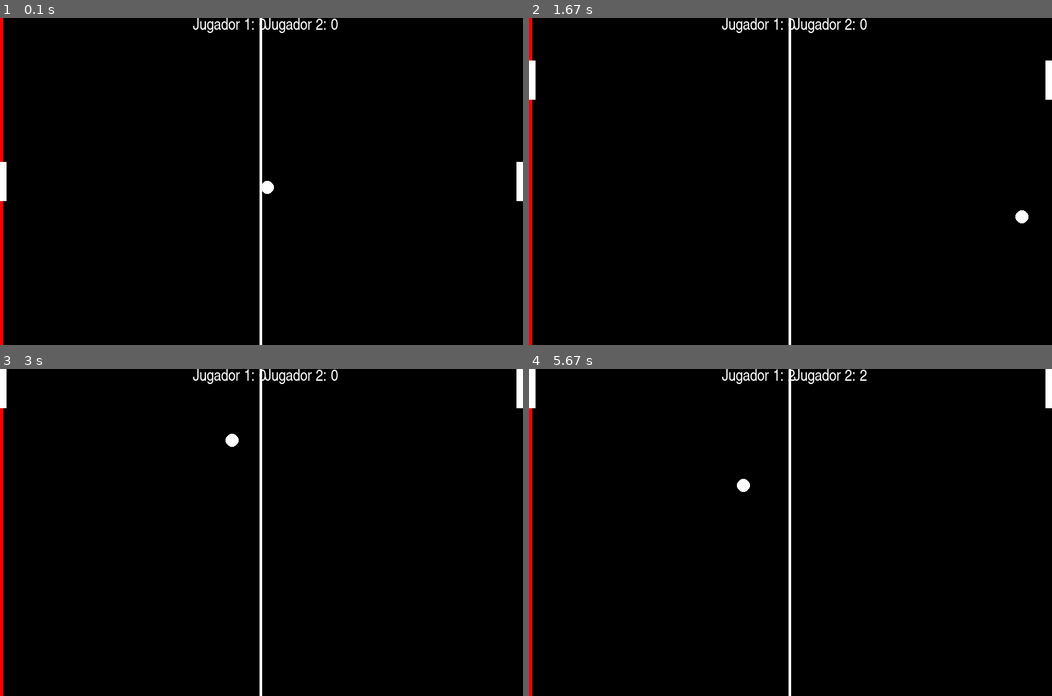
Above: before the commit, frames 1-4 (two rows, left to right).
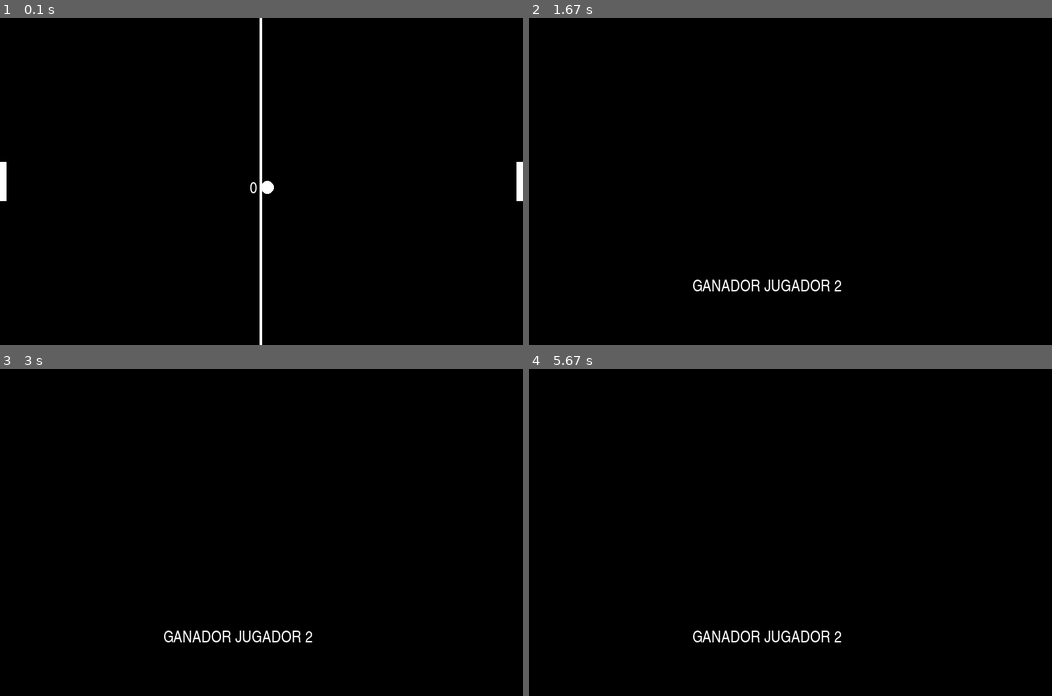
Above: after the commit, the same moments.

Repository: Ignacio630/ejercicios-progra
Game: pygame game, started from pygame/juego_pong.py
Two runs of this game, one before a commit and one after it. Both use one fixed random seed, a clock stepped at 60 frames per second and the inputs below.
Inputs:
- Up to frame 1 (0.1 s): no input
- Up to frame 2 (1.67 s): tap Space at 0.33, 0.73, 1.03, 1.23, 1.57 s; hold Up 0.67-1.13 s; hold W 0.67-1.13 s; hold Down 1.17-1.47 s; hold S 1.17-1.47 s; hold Up from 1.5 s (still down); hold W from 1.5 s (still down)
- Up to frame 3 (3 s): release Up at 1.87 s; release W at 1.87 s
- Up to frame 4 (5.67 s): no input

The runs differ from the first frame. In frame 1, 1.0% of the frame differs, in the area x 0-65%, y 0-100%; in frame 2, 2.3%, in the area x 0-100%, y 0-100%; in frame 3, 2.3%; in frame 4, 2.3%.

Commit message:
disparos

Diff:
--- a/pygame/juego_pong.py
+++ b/pygame/juego_pong.py
@@ -6,6 +6,7 @@
 # tamaño pantalla
 height = 800
 width = 500
+center = (width/2,height/2)
 #
 size = (height, width)
 screen = pygame.display.set_mode(size)
@@ -74,14 +75,16 @@
         FPS = 100
     elif pressed_keys[pygame.K_LALT]:
         FPS = 30
+
+
     pos_pelota_x += speed_x
     pos_pelota_y += speed_y
 
     # color de fondo
     screen.fill(black)
     # dibujar formas
-    porteria_j1 = pygame.draw.rect(screen, white, (0, 0, 5, 800))
-    porteria_j2 = pygame.draw.rect(screen, red, (0, 0, 5, 800))
+    porteria_j2 = pygame.draw.rect(screen, black, (0, 0, 5, 800))
+    porteria_j1 = pygame.draw.rect(screen, black, (height-5,0, 5, 800))
     jugador_1 = pygame.draw.rect(screen, white, (0, pos_j1, 10, 60))
     jugador_2 = pygame.draw.rect(screen, white, (790, pos_j2, 10, 60))
     linea_central = pygame.draw.line(screen, white, (398, 0), (398, 500), 4)
@@ -107,22 +110,22 @@
 
     # contador puntos jugadores
     contador_j1 = fuente.render(
-        "Jugador 1: {0:.0f}".format(puntos_j1), True, white)
+        "{0:.0f}".format(puntos_j1), True, white)
     contador_j2 = fuente.render(
-        "Jugador 2: {0:.0f}".format(puntos_j2), True, white)
+        "{0:.0f}".format(puntos_j2), True, white)
 
-    screen.blit(contador_j1, (295, 0))
-    screen.blit(contador_j2, (405, 0))
+    screen.blit(contador_j1, (382,250))
+    screen.blit(contador_j2, (406, 250))
 
-    if puntos_j1 >= 10:
+    if puntos_j1 >= 1:
         ganador = fuente.render("GANADOR JUGADOR 1", True, white)
         screen.fill(black)
-        screen.blit(ganador, (300, 200))
+        screen.blit(ganador, center)
 
-    elif puntos_j2 >= 10:
+    elif puntos_j2 >= 1:
         ganador = fuente.render("GANADOR JUGADOR 2", True, white)
         screen.fill(black)
-        screen.blit(ganador, (400, 250))
+        screen.blit(ganador, center)
 
     # actualiza pantalla
     pygame.display.flip()
--- a/pygame/pygame_test_1.py
+++ b/pygame/pygame_test_1.py
@@ -1,38 +1,67 @@
 import pygame
 
-pygame.init
+pygame.init()
 
-size = (800, 600)
+height = 600
+width = 800
+
+size = (width, height)
 
 screen = pygame.display.set_mode(size)
 
-time = pygame.time.Clock()
+clock = pygame.time.Clock()
 
-initial_cord_pj =
-img_pj = pygame.image.load("pygame\img\pj.png")
-img_r = pygame.transform.scale(img_pj, (100, 100))
 running = True
 
-# colors
-
+# Colors
 white = (255, 255, 255)
 black = (0, 0, 0)
-r = (255, 0, 0)
-g = (0, 255, 0)
-b = (0, 0, 255)
+red = (255, 0, 0)
+green = (0, 255, 0)
+blue = (0, 0, 255)
+
+# Player
+speed_player = 5
+player_x = width // 2 - 30
+player_y = height - 30
+
+player = pygame.Rect(player_x, player_y, 30, 30)
+
+#shoot
+
+
+speed_shoot = 30
+shoot_x = width /2 - 15
+shoot_y = height - 15
+shoot_player = pygame.Rect(player_x,player_y+15,5,5)
+
+
+def movement_player():
+    if keys[pygame.K_LEFT]:
+        player.left -= speed_player
+        shoot_player.left -= shoot_player
+    elif keys[pygame.K_RIGHT]:
+        player.right += speed_player
+
+
+def shooting():
+    if keys[pygame.K_SPACE]:
+        shoot_player.y -= speed_shoot
 
 while running:
-
+    keys = pygame.key.get_pressed()
     for event in pygame.event.get():
         if event.type == pygame.QUIT:
             running = False
 
-    screen.fill(white)
-    player = img_r.get_rect()
 
-    screen.blit(img_r, player)
+    movement_player()
+    shooting()
+
+    screen.fill(black)
+    pygame.draw.rect(screen,blue,shoot_player)
+    pygame.draw.rect(screen, red, player)
     pygame.display.flip()
-    time.tick(60)
-
+    clock.tick(60)
 
 pygame.quit()
